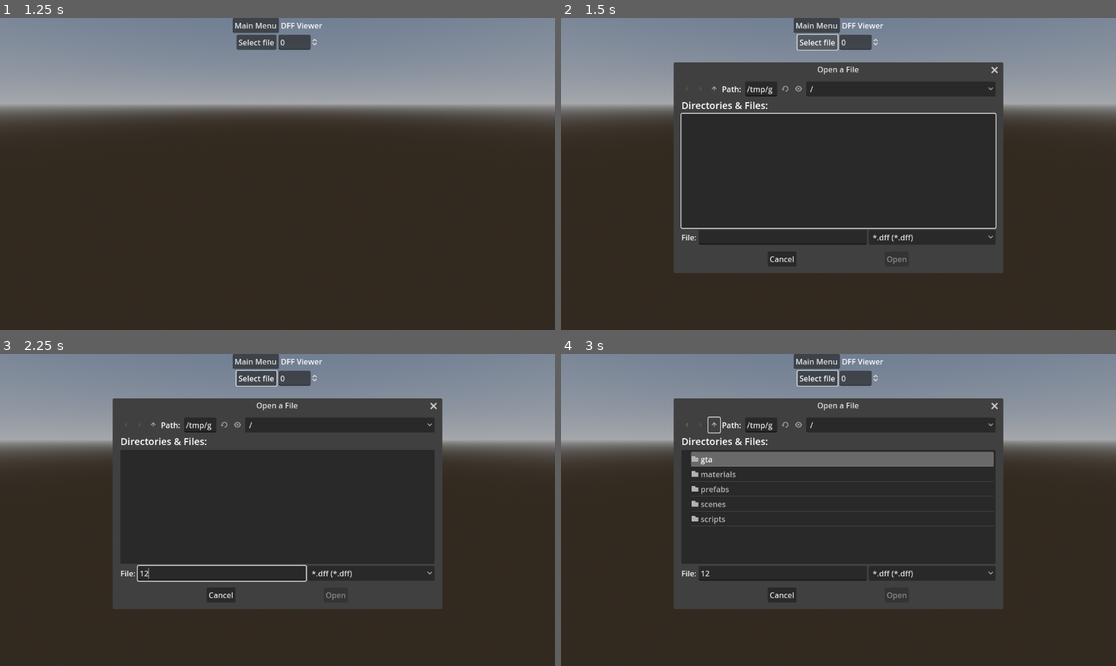
Above: before the commit, frames 1-4 (two rows, left to right).
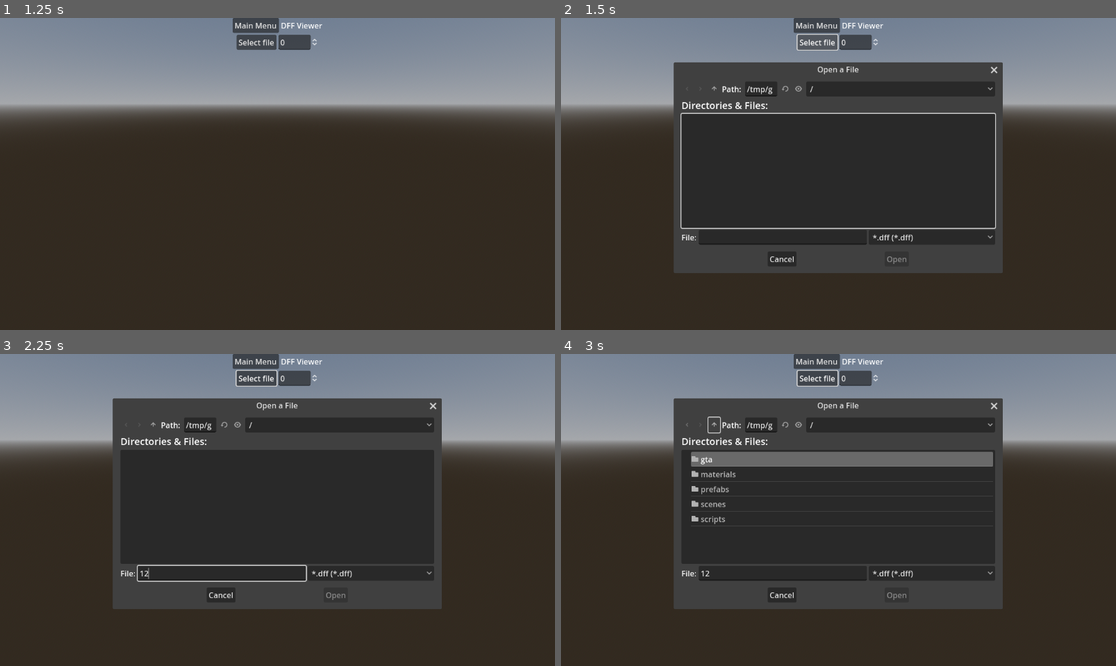
Above: after the commit, the same moments.

Repository: FOSS-Supremacy/OpenLiberty
Game: Godot game, scene res://startup.tscn
Two runs of this game, one before a commit and one after it. Both use one fixed random seed, a clock stepped at 60 frames per second and the inputs below. The engine's default icon, where the game draws it, is replaced by a stand-in: a white triangle on a blue panel in a dark square.
Inputs (mouse positions are in pixels of both pictures, inside the frame that each line leads up to):
- Up to frame 1 (1.25 s): click "DFF Test" at 0.5 s
- Up to frame 2 (1.5 s): click "Select file" at 1.25 s
- Up to frame 3 (2.25 s): click (222, 572) at 2.02 s; type "12" at 2.1 s
- Up to frame 4 (3 s): click (716, 425) at 2.75 s

Frame 1 is identical in both runs. In frame 2, 0.2% of the frame differs, in the area x 76-80%, y 14-82%; in frame 3, less than 0.1%; in frame 4, less than 0.1%.

Commit message:
Implement geometry mesh getter

Diff:
--- a/scenes/modeltest/modeltest.gd
+++ b/scenes/modeltest/modeltest.gd
@@ -34,19 +34,4 @@
 
 func _ld_model(value: float) -> void:
 	var geometry := dff.geometry_list.geometries[int(value)]
-	var morph_t := geometry.morph_targets[0]
-	if geometry.morph_targets[0].has_vertices == false:
-		return
-
-	var st := SurfaceTool.new()
-	st.begin(Mesh.PRIMITIVE_TRIANGLES)
-
-	for tri in geometry.tris:
-		for i in [3,2,1]:
-			if morph_t.has_normals:
-				st.set_normal(morph_t.normals[tri["vertex_%d" % i]])
-			st.add_vertex(morph_t.vertices[tri["vertex_%d" % i]])
-
-	if geometry.format & RWGeometry.rpGEOMETRYTRISTRIP == 0:
-		st.generate_normals()
-	meshinstance.mesh = st.commit()
+	meshinstance.mesh = geometry.mesh
--- a/scripts/renderware/rw_geometry.gd
+++ b/scripts/renderware/rw_geometry.gd
@@ -28,6 +28,25 @@
 var uvs: Array[PackedVector2Array]
 var tris: Array[Triangle]
 var morph_targets: Array[MorphTarget]
+
+var mesh: ArrayMesh:
+	get:
+		if morph_targets[0].has_vertices == false:
+			return ArrayMesh.new()
+		var morph_t := morph_targets[0]
+		var st := SurfaceTool.new()
+
+		st.begin(Mesh.PRIMITIVE_TRIANGLES)
+		for tri in tris:
+			for i in [3,2,1]:
+				if morph_t.has_normals:
+					st.set_normal(morph_t.normals[tri["vertex_%d" % i]])
+				st.add_vertex(morph_t.vertices[tri["vertex_%d" % i]])
+
+		if format & rpGEOMETRYTRISTRIP == 0 and morph_t.has_normals == false:
+			st.generate_normals()
+			st.generate_tangents()
+		return st.commit()
 
 
 func _init(file: FileAccess):
